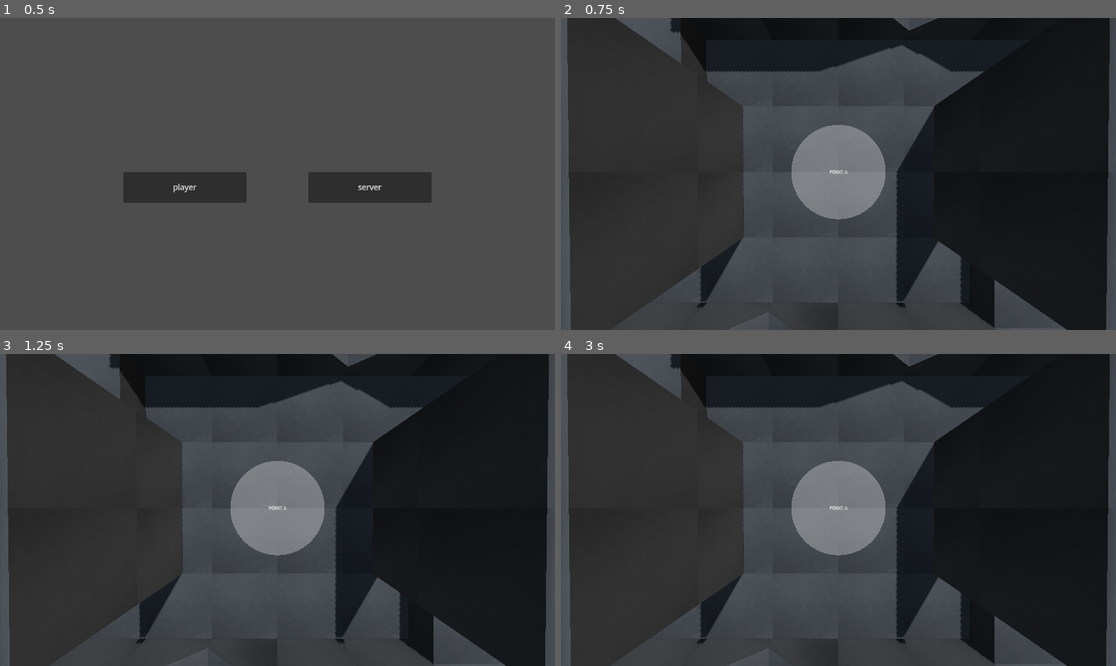
Above: before the commit, frames 1-4 (two rows, left to right).
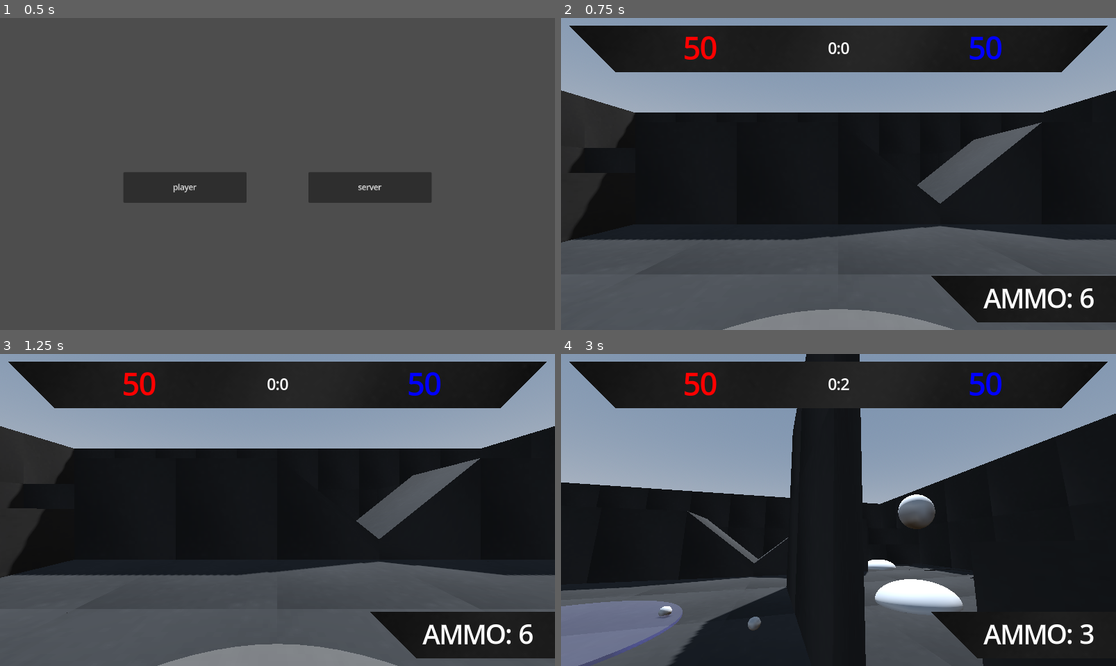
Above: after the commit, the same moments.

Repository: Username4D/snowo.io
Game: Godot game, scene res://scenes/online_type_demo_menu.tscn
Same seed, same stepped clock (60 frames per second), same inputs: the game is played once before the commit and once after it.
Inputs (mouse positions are in pixels of both pictures, inside the frame that each line leads up to):
- Up to frame 1 (0.5 s): no input
- Up to frame 2 (0.75 s): click "player" at 0.5 s
- Up to frame 3 (1.25 s): no input
- Up to frame 4 (3 s): tap Enter at 1.25 s; move the mouse to (960, 494) at 1.27 s; hold Right (ui_right) 1.28-2.03 s; click (960, 494) at 1.35 s; tap Space (jump) at 1.52, 2.27 s; move the mouse to (727, 525) at 2.02 s; hold Down (ui_down) 2.03-2.78 s; click (727, 525) at 2.1 s; move the mouse to (894, 441) at 2.77 s; hold Right (ui_right) from 2.78 s (still down); click (894, 441) at 2.85 s

Frame 1 is identical in both runs. In frame 2, 61% of the frame differs, in the area x 0-100%, y 0-100%; in frame 3, 61%; in frame 4, 64%.

Commit message:
removed need for dedicated server

Diff:
--- a/scripts/multiplayer_spawner.gd
+++ b/scripts/multiplayer_spawner.gd
@@ -10,7 +10,7 @@
 func _ready() -> void:
 	multiplayer.peer_connected.connect(spawn_player)
 	multiplayer.peer_disconnected.connect(destroy_player)
-
+	if multiplayer.is_server(): spawn_player(multiplayer.get_unique_id())
 func spawn_player(id: int):
 	if !multiplayer.is_server(): return
 	print("connected")
